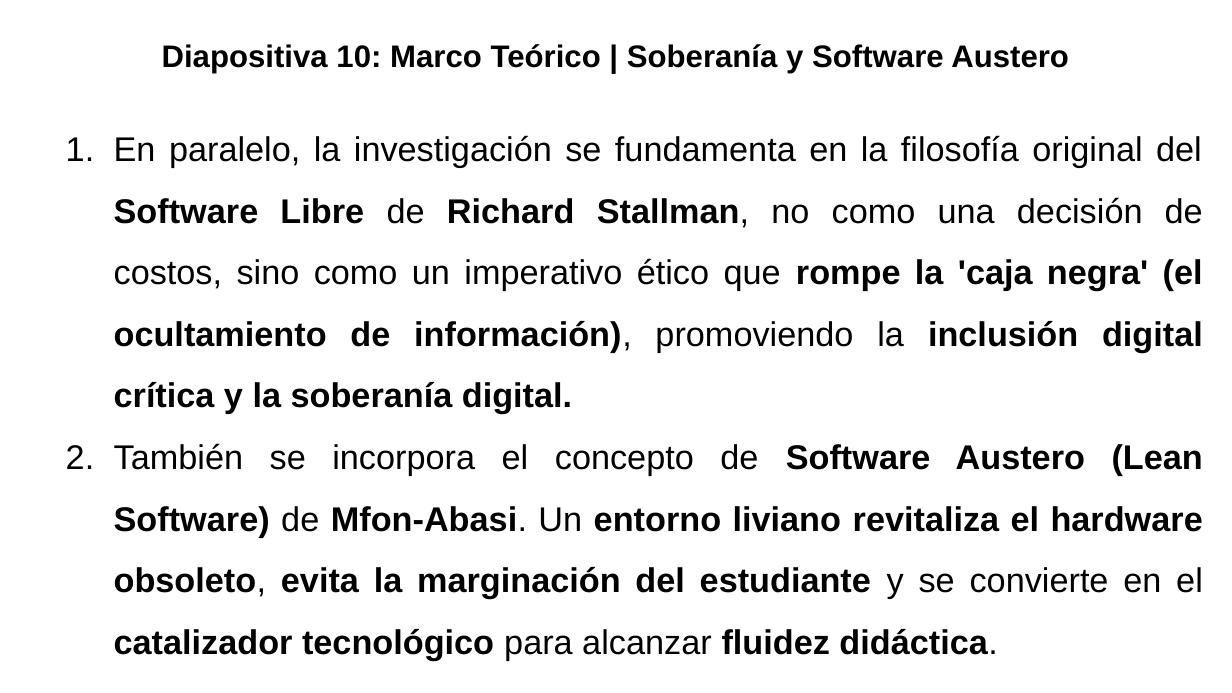
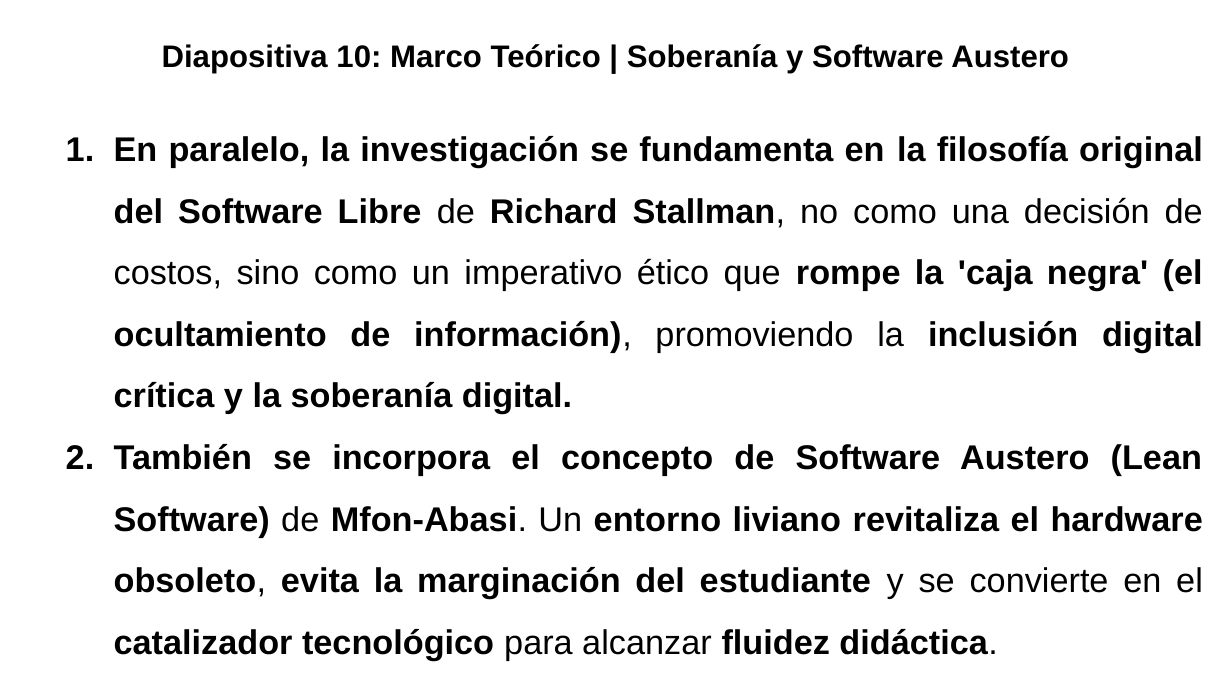
Before and after one commit to gabrielinuz/gabrielinuz.github.io, a slide deck: slide 11 of doc/GUION_DE_DEFENSA_LTE.pptx. Drawn at 1232x693 pixels with LibreOffice and Linux fonts; fonts in the diff are those of the drawing. Boxes give left, top, right and bottom in pixels: in the first picture for what was removed or moved away, otherwise in the second. Text is boxed around its words. In the diff, an @@ line names an element or a change of style, - is before the commit and + after.

```diff
--- a/doc/GUION_DE_DEFENSA_LTE.pptx
+++ b/doc/GUION_DE_DEFENSA_LTE.pptx
@@ text "En paralelo, la investigación se ..." at [114, 136, 1203, 660]: bold on in "En paralelo, la investigación se fundamenta en ...", "También se incorpora el concepto de" @@
```
Also in this commit, not shown: 15 other slides changed, 1 other file.
